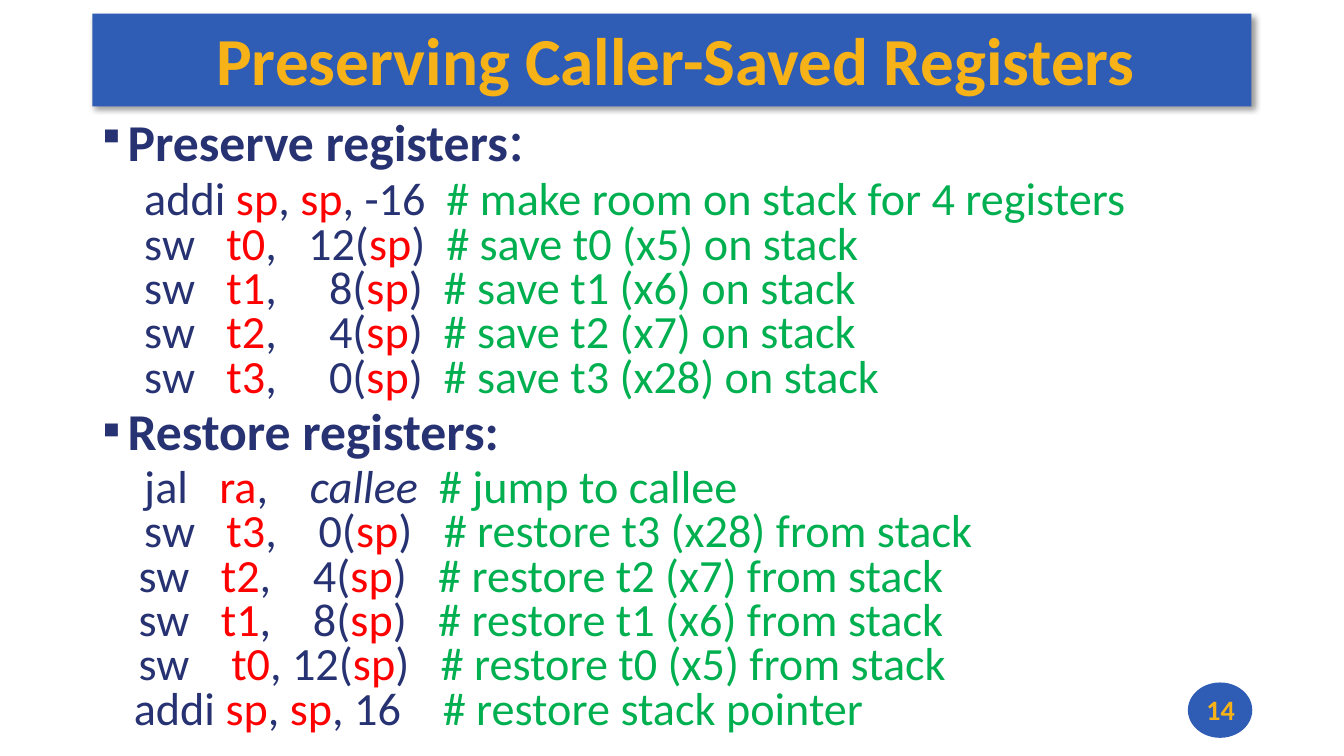
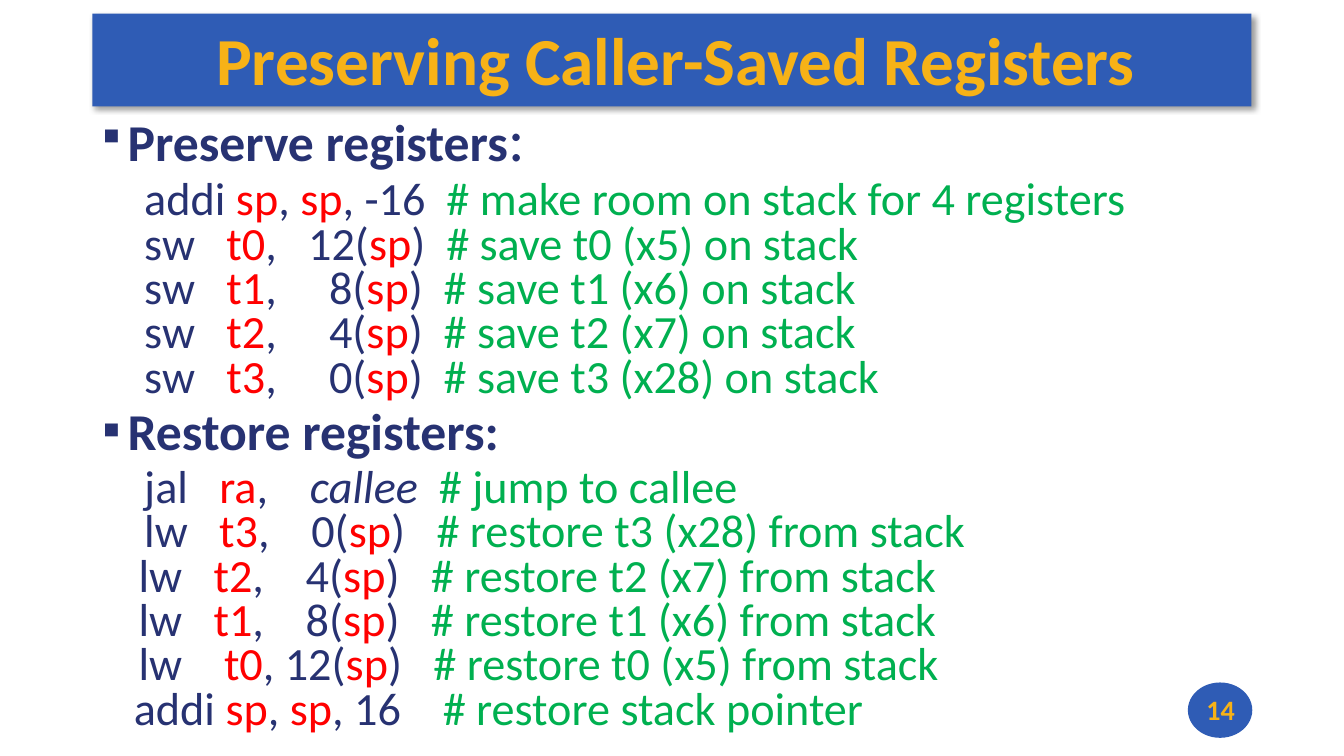
Before and after one commit to andrewt0301/hse-acos-course, a slide deck: slide 14 of docs/part1ca/06_CallStack/CA_Lecture_06.pptx. Drawn at 1344x756 pixels with LibreOffice and Linux fonts; fonts in the diff are those of the drawing. Boxes give left, top, right and bottom in pixels: in the first picture for what was removed or moved away, otherwise in the second. Text is boxed around its words. In the diff, an @@ line names an element or a change of style, - is before the commit and + after.

```diff
--- a/docs/part1ca/06_CallStack/CA_Lecture_06.pptx
+++ b/docs/part1ca/06_CallStack/CA_Lecture_06.pptx
@@ text at <box>139,509,965,688</box>: text changed @@
-sw t3, 0(sp) # restore t3 (x28) from stack
-sw t2, 4(sp) # restore t2 (x7) from stack
-sw t1, 8(sp) # restore t1 (x6) from stack
-sw t0, 12(sp) # restore t0 (x5) from stack
+lw t3, 0(sp) # restore t3 (x28) from stack
+lw t2, 4(sp) # restore t2 (x7) from stack
+lw t1, 8(sp) # restore t1 (x6) from stack
+lw t0, 12(sp) # restore t0 (x5) from stack
```
Also in this commit, not shown: 3 other slides changed, 1 slide added, 2 other files.
